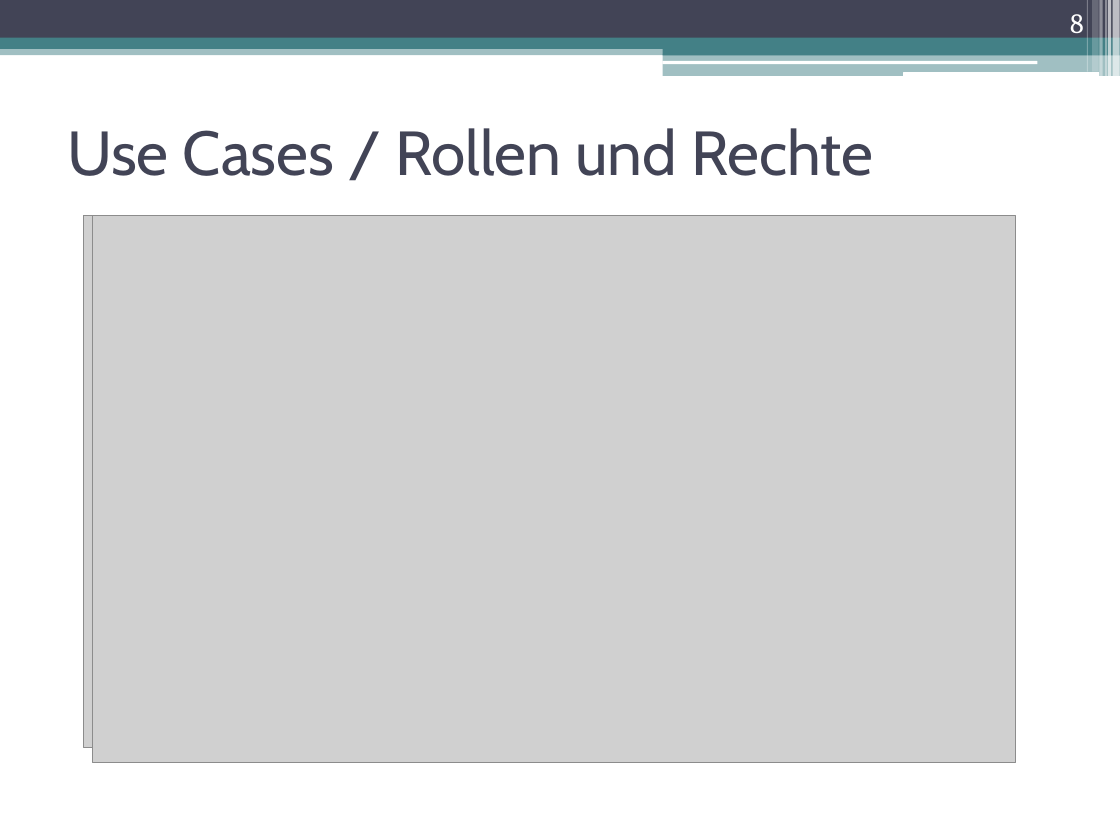
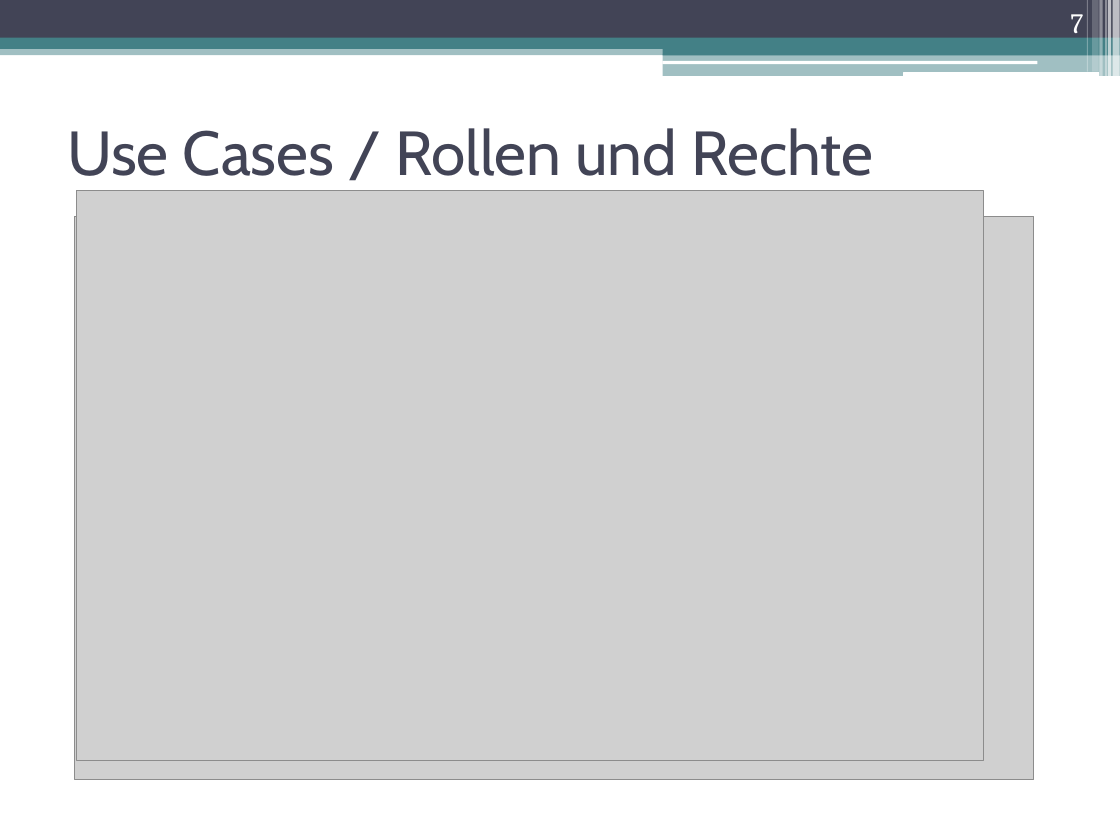
Before and after one commit to DanJoeHa/Fallstudie, a slide deck: slide 7 of Projektmanagement/Abschlusspräsentation.pptx (slide 8 before the commit). Drawn at 1120x840 pixels with LibreOffice and Linux fonts; fonts in the diff are those of the drawing; grey boxes stand for pictures; background and template pictures are left out. Boxes give left, top, right and bottom in pixels: in the first picture for what was removed or moved away, otherwise in the second. Text is boxed around its words. In the diff, an @@ line names an element or a change of style, - is before the commit and + after.

```diff
--- a/Projektmanagement/Abschlusspräsentation.pptx
+++ b/Projektmanagement/Abschlusspräsentation.pptx
@@ page number at [1070, 14, 1083, 40]: text changed @@
-8
+7
@@ picture: place and size @@
-picture at [84, 216, 965, 748]
+picture at [76, 190, 983, 760]
@@ picture: place and size @@
-picture at [93, 215, 1016, 763]
+picture at [75, 216, 1034, 780]
```
Also in this commit, not shown: 4 other slides changed, 1 slide added.
